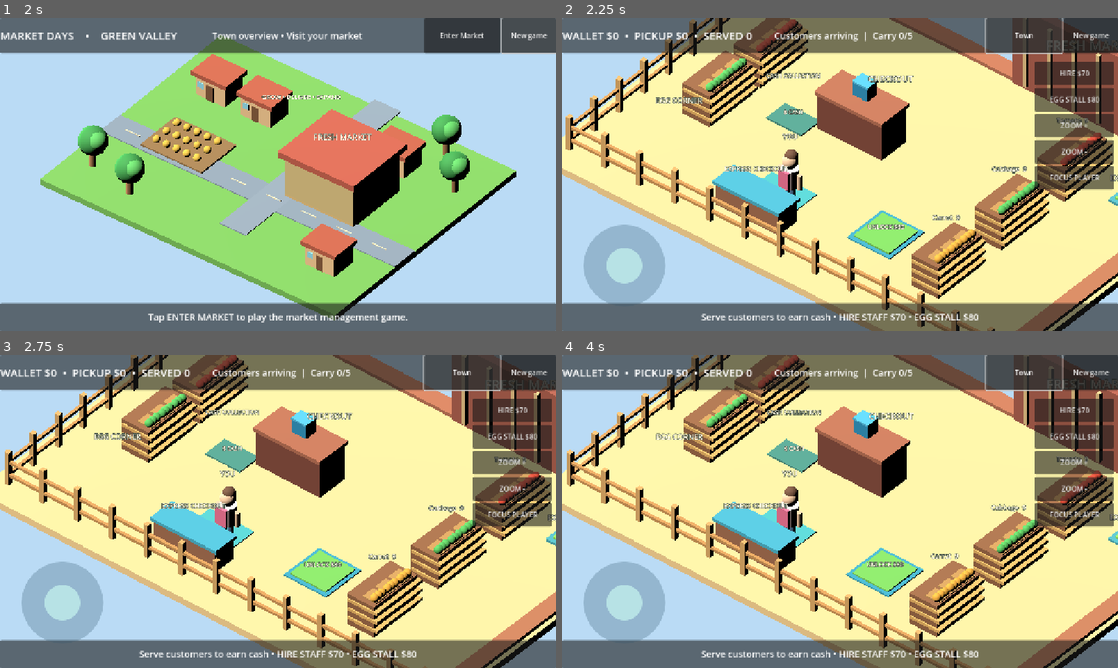
Above: before the commit, frames 1-4 (two rows, left to right).
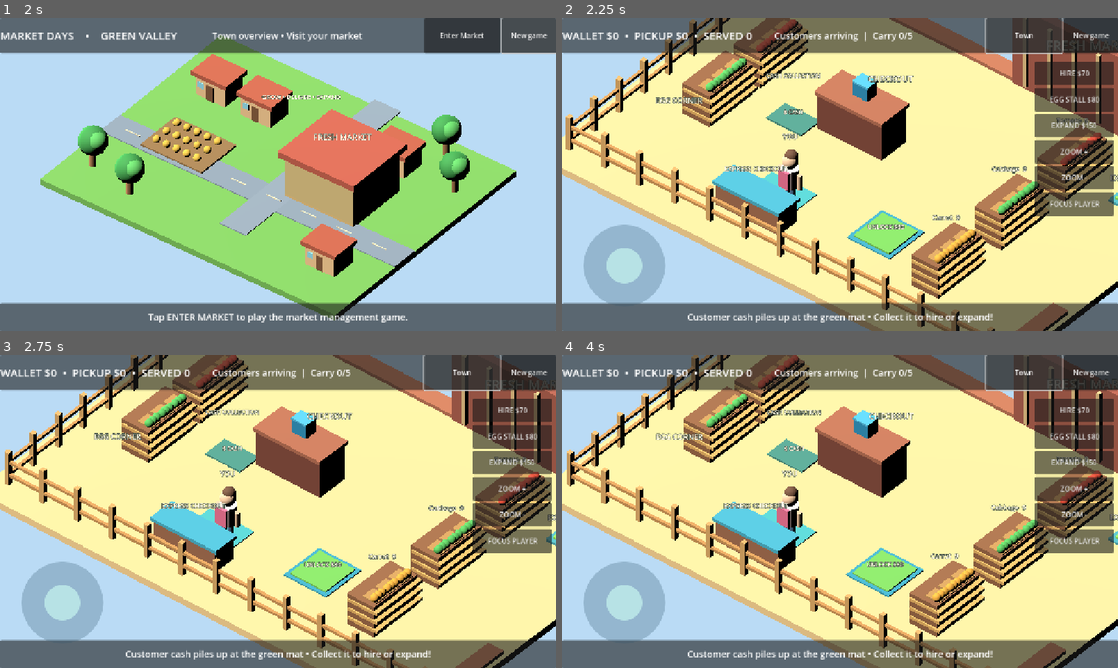
Above: after the commit, the same moments.

Repository: challaharshavardhan/BusinessWorld
Game: Godot game, scene res://main.tscn
Two runs of this game, one before a commit and one after it. Both use one fixed random seed, a clock stepped at 60 frames per second and the inputs below.
Inputs:
- Up to frame 1 (2 s): click "New game" at 0.5 s; click "New game" at 1.25 s
- Up to frame 2 (2.25 s): click "Enter Market" at 2 s
- Up to frame 3 (2.75 s): no input
- Up to frame 4 (4 s): click "Town" at 2.75 s; click "Enter Market" at 3.5 s

Frame 1 is identical in both runs. In frame 2, 2.8% of the frame differs, in the area x 22-100%, y 33-98%; in frame 3, 2.8%; in frame 4, 2.8%.

Commit message:
Enable land purchases, expanded movement, farm harvest and wholesale delivery

Diff:
--- a/scripts/market_days.gd
+++ b/scripts/market_days.gd
@@ -231,7 +231,9 @@
 func _make_market() -> void:
     _box(market_root, Vector3(0, -0.19, 0), Vector3(23, 0.34, 16.5), Color("#f5cf8d"))
     _box(market_root, Vector3(0, 0.03, -7.8), Vector3(23, 0.24, 0.8), Color("#bb7150"))
-    _box(market_root, Vector3(10.9, 0.03, 0), Vector3(0.8, 0.24, 16), Color("#b97550"))
+    # Open corridor on the east side connects the future market wings.
+    _box(market_root, Vector3(10.9, 0.03, -5.4), Vector3(0.8, 0.24, 5.2), Color("#b97550"))
+    _box(market_root, Vector3(10.9, 0.03, 5.4), Vector3(0.8, 0.24, 5.2), Color("#b97550"))
     _fence(market_root, Vector3(-10.8, 0, -7), Vector3(-10.8, 0, 7.1), 9)
     _fence(market_root, Vector3(-10.8, 0, 7.1), Vector3(10.8, 0, 7.1), 12)
     _box(market_root, Vector3(5, 2.0, -7.5), Vector3(9.5, 4.0, 0.4), Color("#a95a46"))
@@ -511,7 +513,7 @@
     right_controls.offset_left = -192
     right_controls.offset_right = -10
     right_controls.offset_top = 100
-    right_controls.offset_bottom = 440
+    right_controls.offset_bottom = 518
     right_controls.add_theme_constant_override("separation", 6)
     root.add_child(right_controls)
     hire_button = Button.new()
@@ -522,6 +524,10 @@
     egg_button.custom_minimum_size = Vector2(180, 54)
     egg_button.pressed.connect(_unlock_eggs)
     right_controls.add_child(egg_button)
+    expand_button = Button.new()
+    expand_button.custom_minimum_size = Vector2(180, 54)
+    expand_button.pressed.connect(_expand_world)
+    right_controls.add_child(expand_button)
     zoom_in_button = Button.new()
     zoom_in_button.text = "ZOOM +"
     zoom_in_button.custom_minimum_size = Vector2(180, 54)
@@ -621,6 +627,8 @@
         hire_button.text = "STAFF MAX" if workers_hired >= 3 else "HIRE $%d" % (70 + 60 * workers_hired)
         egg_button.disabled = machine_unlocked
         egg_button.text = "EGGS READY" if machine_unlocked else "EGG STALL $80"
+        expand_button.disabled = expansion_level >= 2
+        expand_button.text = "LAND MAX" if expansion_level >= 2 else "EXPAND $%d" % _expansion_cost()
     if customer_queue.size() > 0:
         var wanted: int = int(customer_queue[0]["kind"])
         detail.text = "NEXT: %s   |   Carry: %s %d/%d" % [PRODUCT_NAMES[wanted], PRODUCT_NAMES[carry_type] if carry_type >= 0 else "None", carry_count, capacity]
@@ -628,8 +636,10 @@
         detail.text = "Customers arriving  |  Carry %d/%d" % [carry_count, capacity]
     if toast_timer > 0.0:
         tip.text = floating_message
+    elif expansion_level == 0:
+        tip.text = "Customer cash piles up at the green mat • Collect it to hire or expand!"
     elif not machine_unlocked:
-        tip.text = "Serve customers to earn cash • HIRE STAFF $70 • EGG STALL $80"
+        tip.text = "Explore EAST: harvest tomatoes, deliver wholesale, collect cash, expand again."
     else:
         tip.text = "Collect stock • Serve waiting customers • Keep growing your shop"
 
@@ -679,7 +689,8 @@
         var screen_up := Vector3(camera.global_transform.basis.y.x, 0, camera.global_transform.basis.y.z).normalized()
         var movement := (screen_right * joystick_direction.x - screen_up * joystick_direction.y).normalized()
         player.position += movement * 5.8 * delta * minf(1.0, joystick_direction.length())
-        player.position.x = clampf(player.position.x, -9.7, 9.7)
+        var right_edge := 9.7 if expansion_level == 0 else (22.7 if expansion_level == 1 else 35.0)
+        player.position.x = clampf(player.position.x, -9.7, right_edge)
         player.position.z = clampf(player.position.z, -6.2, 6.2)
         player.rotation.y = lerp_angle(player.rotation.y, atan2(movement.x, movement.z), minf(delta * 11.0, 1.0))
     for i in range(workers.size()):
@@ -692,6 +703,10 @@
         _worker_service()
     if stock_timer >= 2.5:
         stock_timer = 0.0
+        if expansion_level >= 1:
+            farm_stock = mini(22, farm_stock + 1)
+        if expansion_level >= 2:
+            orchard_stock = mini(22, orchard_stock + 1)
         for i in range(4):
             if i < 3 or machine_unlocked:
                 shelf_stock[i] = mini(16, shelf_stock[i] + 1)
@@ -702,6 +717,35 @@
     _refresh_ui()
 
 func _try_interact() -> void:
+    if expansion_level < 2 and player.position.distance_to(expansion_pad.position) < 1.4 and cash >= _expansion_cost():
+        _expand_world()
+        return
+    if expansion_level >= 1 and carry_count > 0 and player.position.distance_to(Vector3(17.2, 0, -2.4)) < 2.2:
+        var payout := carry_count * (9 + (2 if expansion_level >= 2 else 0))
+        _cash_payment(payout, Vector3(17.2, 0, -2.4))
+        sales += payout
+        _say("Wholesale delivery! $%d added to the cash pile." % payout)
+        carry_count = 0
+        carry_type = -1
+        _render_carry()
+        _save_game()
+        return
+    if expansion_level >= 1 and carry_count == 0 and farm_stock > 0 and player.position.distance_to(Vector3(17.9, 0, 4.1)) < 2.3:
+        carry_type = 0
+        carry_count = mini(capacity, farm_stock)
+        farm_stock -= carry_count
+        _render_carry()
+        _say("Harvested %d tomatoes in the new yard." % carry_count)
+        _save_game()
+        return
+    if expansion_level >= 2 and carry_count == 0 and orchard_stock > 0 and player.position.distance_to(Vector3(30, 0, 3.9)) < 2.4:
+        carry_type = 2
+        carry_count = mini(capacity, orchard_stock)
+        orchard_stock -= carry_count
+        _render_carry()
+        _say("Harvested %d carrots in the orchard." % carry_count)
+        _save_game()
+        return
     if pending_cash > 0 and player.position.distance_to(Vector3(-5.0, 0, 0.1)) < 1.65:
         _collect_cash()
         return
@@ -825,6 +869,9 @@
         "pending_cash": pending_cash,
         "machine_unlocked": machine_unlocked,
         "workers_hired": workers_hired,
+        "expansion_level": expansion_level,
+        "farm_stock": farm_stock,
+        "orchard_stock": orchard_stock,
         "camera_zoom_size": camera_zoom_size,
         "carry_type": carry_type, "carry_count": carry_count,
         "stock": shelf_stock,
@@ -849,6 +896,9 @@
         served = maxi(0, int(data.get("served", 0)))
         machine_unlocked = bool(data.get("machine_unlocked", false))
         workers_hired = clampi(int(data.get("workers_hired", 0)), 0, 3)
+        expansion_level = clampi(int(data.get("expansion_level", 0)), 0, 2)
+        farm_stock = clampi(int(data.get("farm_stock", 12)), 0, 22)
+        orchard_stock = clampi(int(data.get("orchard_stock", 12)), 0, 22)
         camera_zoom_size = clampf(float(data.get("camera_zoom_size", 12.5)), 7.5, 22.0)
         carry_type = clampi(int(data.get("carry_type", -1)), -1, 3)
         carry_count = clampi(int(data.get("carry_count", 0)), 0, capacity)
@@ -871,6 +921,10 @@
     sales = 0
     machine_unlocked = false
     workers_hired = 0
+    expansion_level = 0
+    farm_stock = 12
+    orchard_stock = 12
+    _refresh_expansion_world()
     worker_clock = 0.0
     game_clock = 0.0
     for staff in workers:
